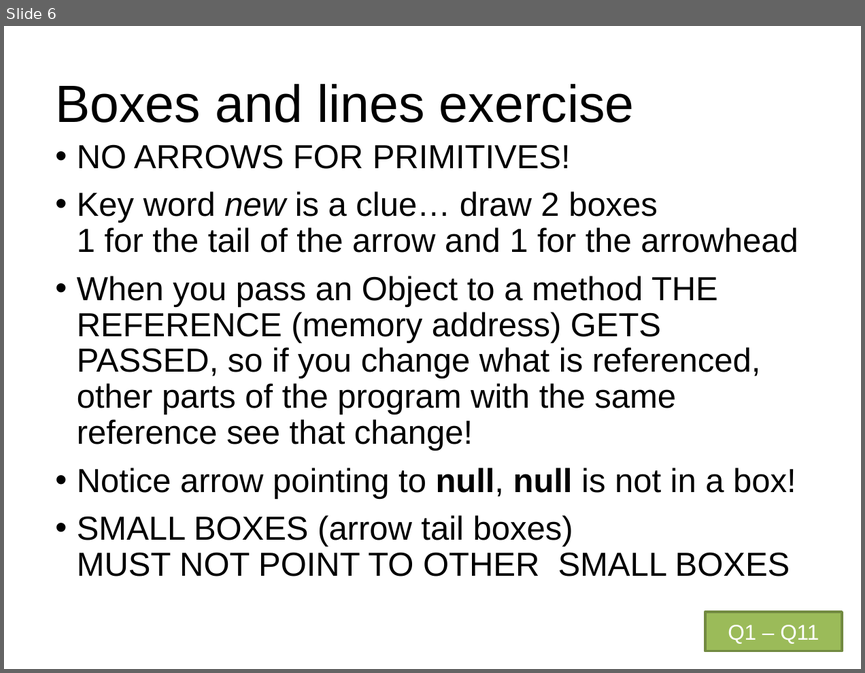
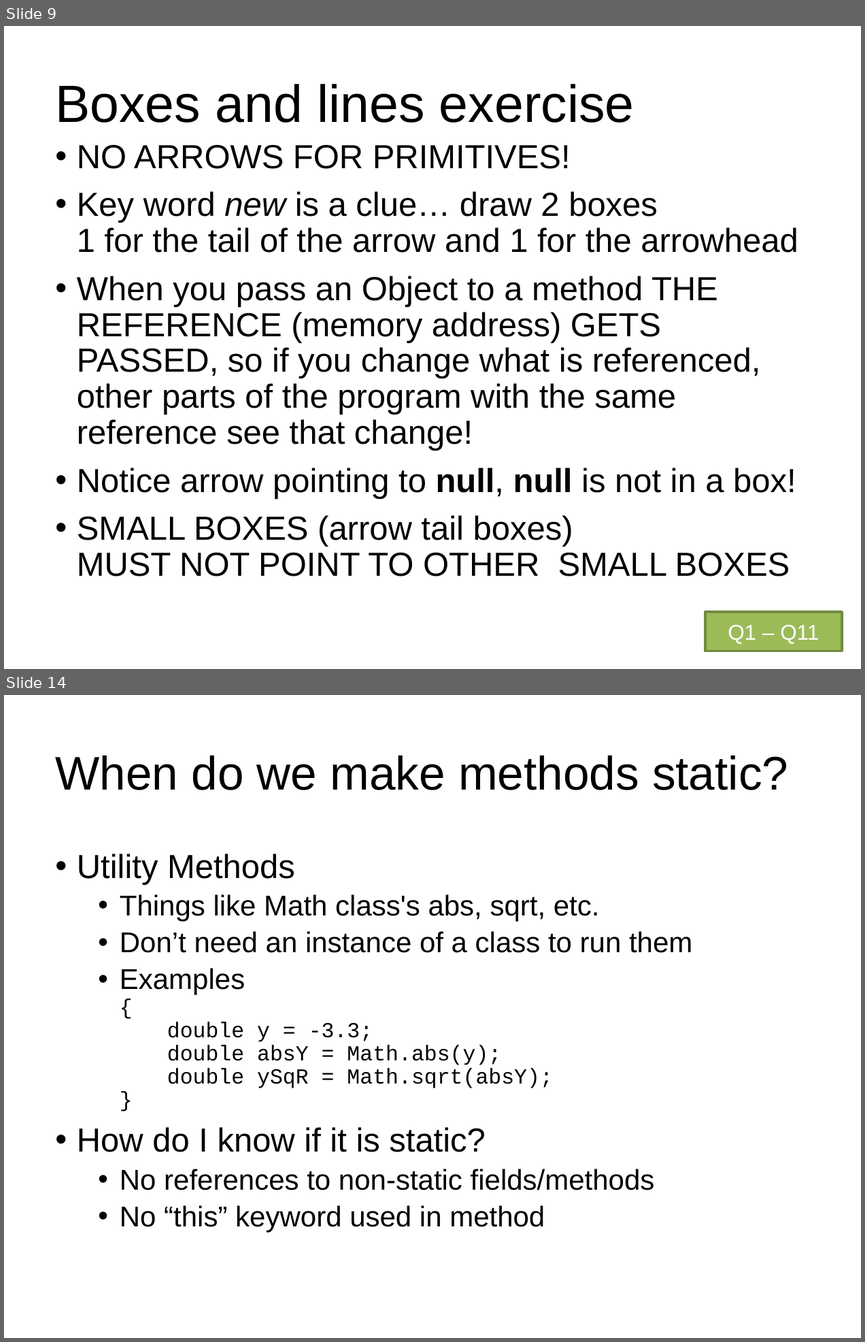
Before and after one commit to RHIT-CSSE/csse220, a slide deck: ClassMaterials/SimpleObjects/Slides/Part2-ObjectRefs.pptx. Shown one above the other, each under a label of ours: slide 6 before the commit, slides 9 and 14 after it; the slides between them are not shown. The pictures are 865x673 and 865x1342 pixels, drawn with LibreOffice and Linux fonts; fonts in the diff are those of the drawing. Boxes give left, top, right and bottom in pixels: in the first picture for what was removed or moved away, otherwise in the second. Text is boxed around its words. In the diff, an @@ line names an element or a change of style, - is before the commit and + after.

```diff
--- a/ClassMaterials/SimpleObjects/Slides/Part2-ObjectRefs.pptx
+++ b/ClassMaterials/SimpleObjects/Slides/Part2-ObjectRefs.pptx
@@ slide 14 added at [4,695,861,1338], background #FFFFFF @@
@@ title added at [55,755,788,790], 39.6 pt, text #000000 @@
+When do we make methods static?
@@ text added at [77,853,692,1232], 24 pt, text #000000 @@
+• Utility Methods
+  • Things like Math class's abs, sqrt, etc.
+  • Don’t need an instance of a class to run them
+  • Examples
+    {
+    double y = -3.3;
+    double absY = Math.abs(y);
+    double ySqR = Math.sqrt(absY);
+    }
+• How do I know if it is static?
+  • No references to non-static fields/methods
+  • No “this” keyword used in method
@@ what was slide 6 is now slide 9 @@
```
Also in this commit, not shown: 16 other slides added, 3 other files.
